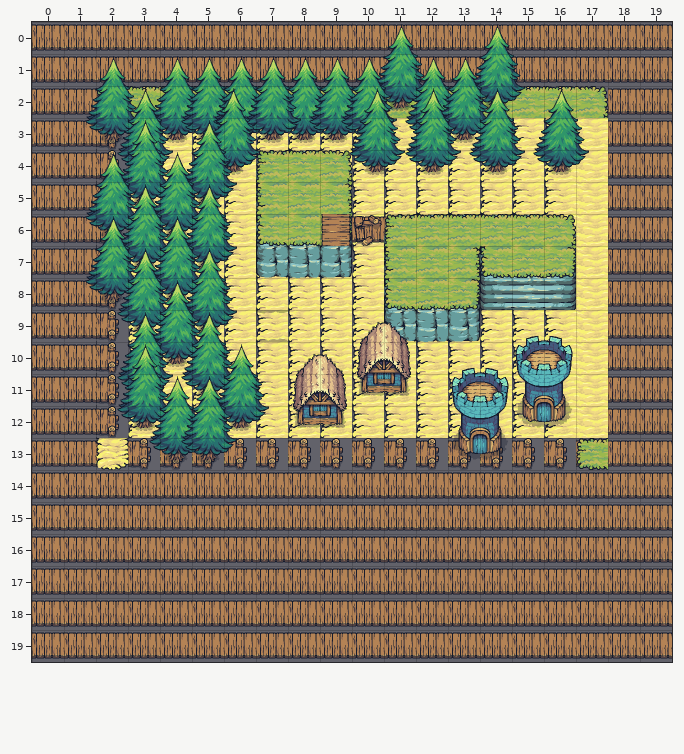
Tiled map, stored at bin/assets/Terrain/Base.tmx. Above, as it was before the edit.
Cells are 64x64 px. Shown: x 0..19, y 0..19. Not drawn, because the pictures are missing: unchanged layer "shadow Layer".
The result:
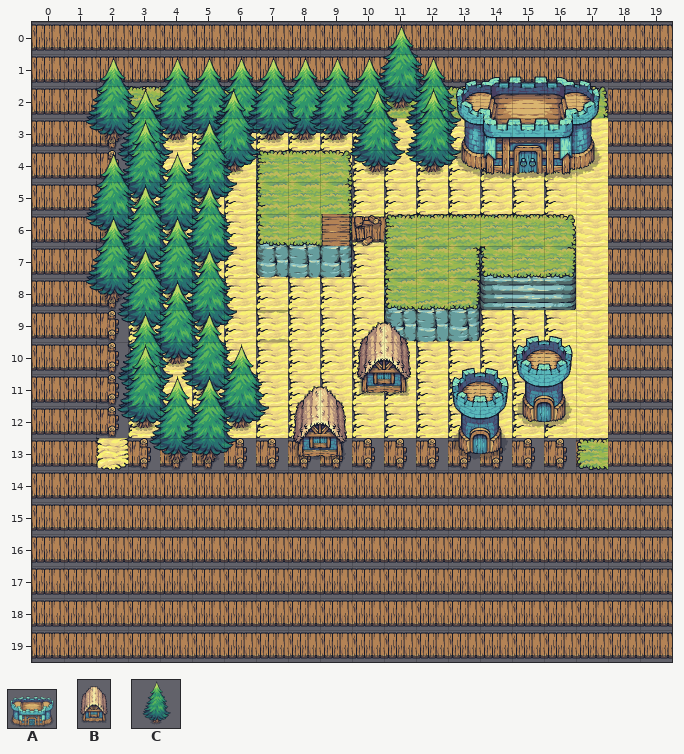
Key: from "Castle_Blue": A 0; from "House_Blue": B 0; from "sub_tree": C 0.
Objects are placed by their top-left corner, in cells (3,4 is the top-left corner of cell 3,4); size is 1x1 cell unless given.
Changes in this commit:
--- layer "Object Layer 1"
-B "blueHouse" at 8,10 size 2x3
+B "blueHouse" at 8,11 size 2x3
+A "blueCastle" at 13,1 size 5x4
-C "tree" at 13,0 size 3x3
-C "tree" at 12,1 size 3x3
-C "tree" at 13,2 size 3x3
-C "tree" at 15,2 size 3x3
Boxes around the changes in both pictures, in picture pixels (x1, y1, x2, y2):
changed: (442, 24, 602, 179)
changed: (293, 354, 347, 460)
